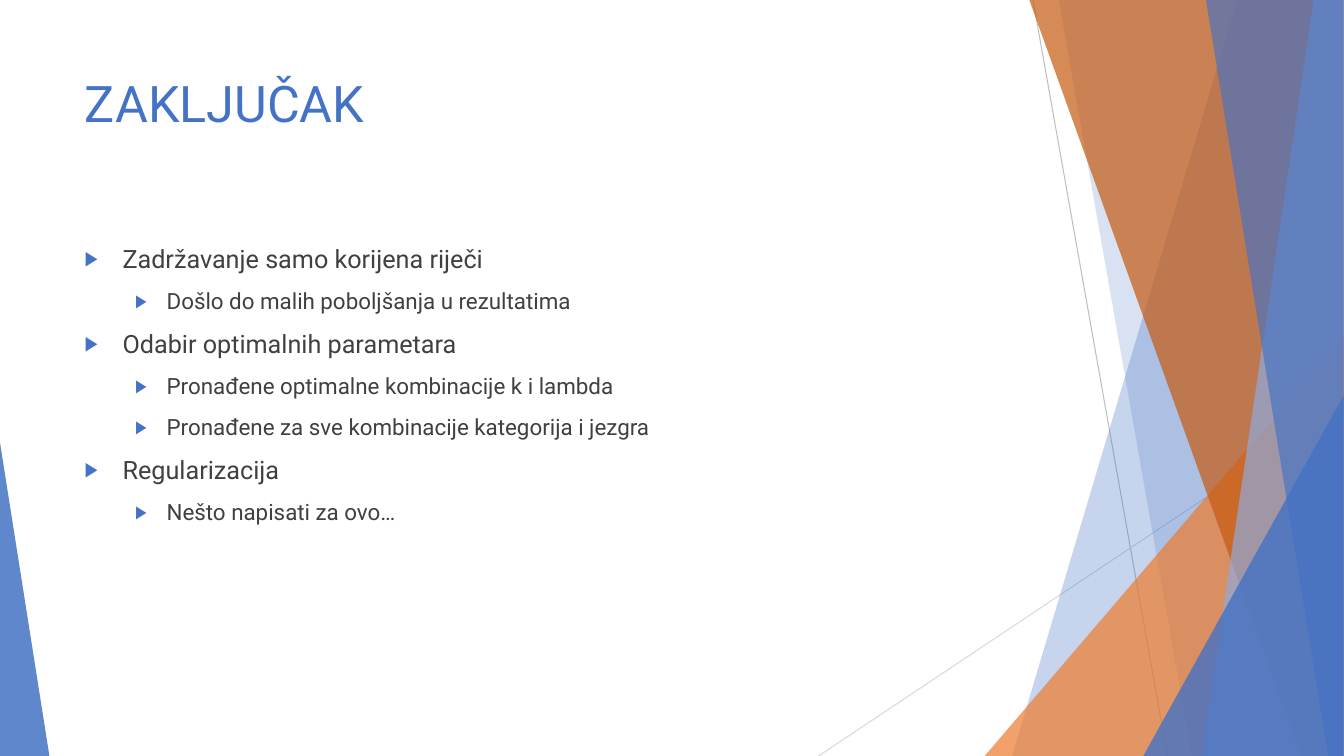
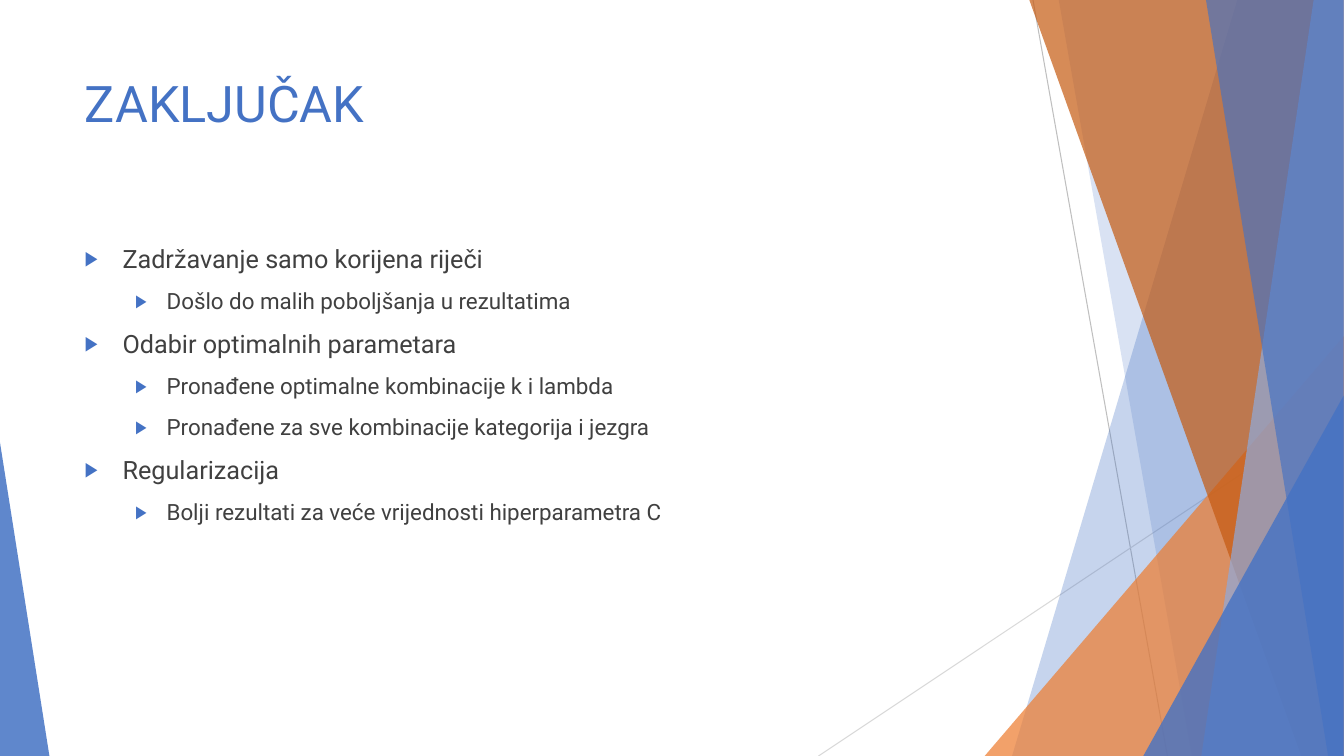
Before and after one commit to majajuric/UUZOP-Text-Classification-using-String-Kernels, a slide deck: slide 15 of UZOP_prezentacija.pptx (slide 14 before the commit). Drawn at 1344x756 pixels with LibreOffice and Linux fonts; fonts in the diff are those of the drawing. Boxes give left, top, right and bottom in pixels: in the first picture for what was removed or moved away, otherwise in the second. Text is boxed around its words. In the diff, an @@ line names an element or a change of style, - is before the commit and + after.

```diff
--- a/UZOP_prezentacija.pptx
+++ b/UZOP_prezentacija.pptx
@@ text at [167,503,662,525]: text changed @@
-  ▶ Nešto napisati za ovo…
+  ▶ Bolji rezultati za veće vrijednosti hiperparametra C
```
Also in this commit, not shown: 1 other slide changed, 2 slides added, 1 slide removed.
